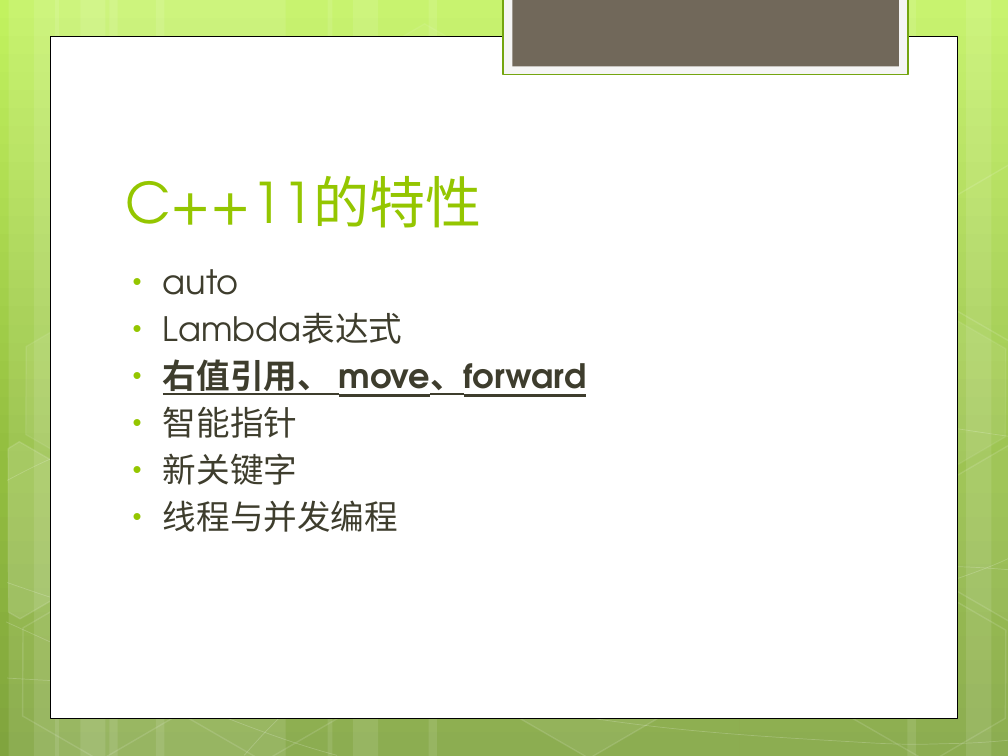
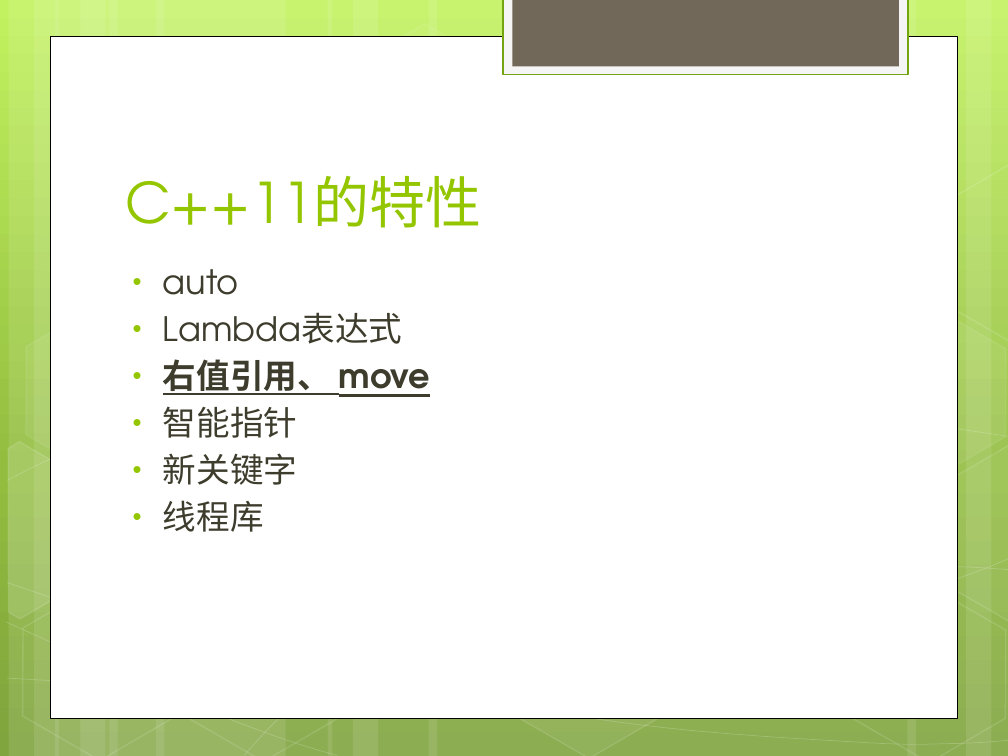
Before and after one commit to war10ck-efz/cpplearning, a slide deck: slide 3 of doc/c++11learning.pptx. Drawn at 1008x756 pixels with LibreOffice and Linux fonts; fonts in the diff are those of the drawing. Boxes give left, top, right and bottom in pixels: in the first picture for what was removed or moved away, otherwise in the second. Text is boxed around its words. In the diff, an @@ line names an element or a change of style, - is before the commit and + after.

```diff
--- a/doc/c++11learning.pptx
+++ b/doc/c++11learning.pptx
@@ text at (x1=163, y1=359, x2=431, y2=397): text changed @@
-• 右值引用、 move、forward
+• 右值引用、 move
@@ text at (x1=163, y1=500, x2=264, y2=532): text changed @@
-• 线程与并发编程
+• 线程库
```
Also in this commit, not shown: 5 other slides changed, 3 slides added, 4 slides removed.
